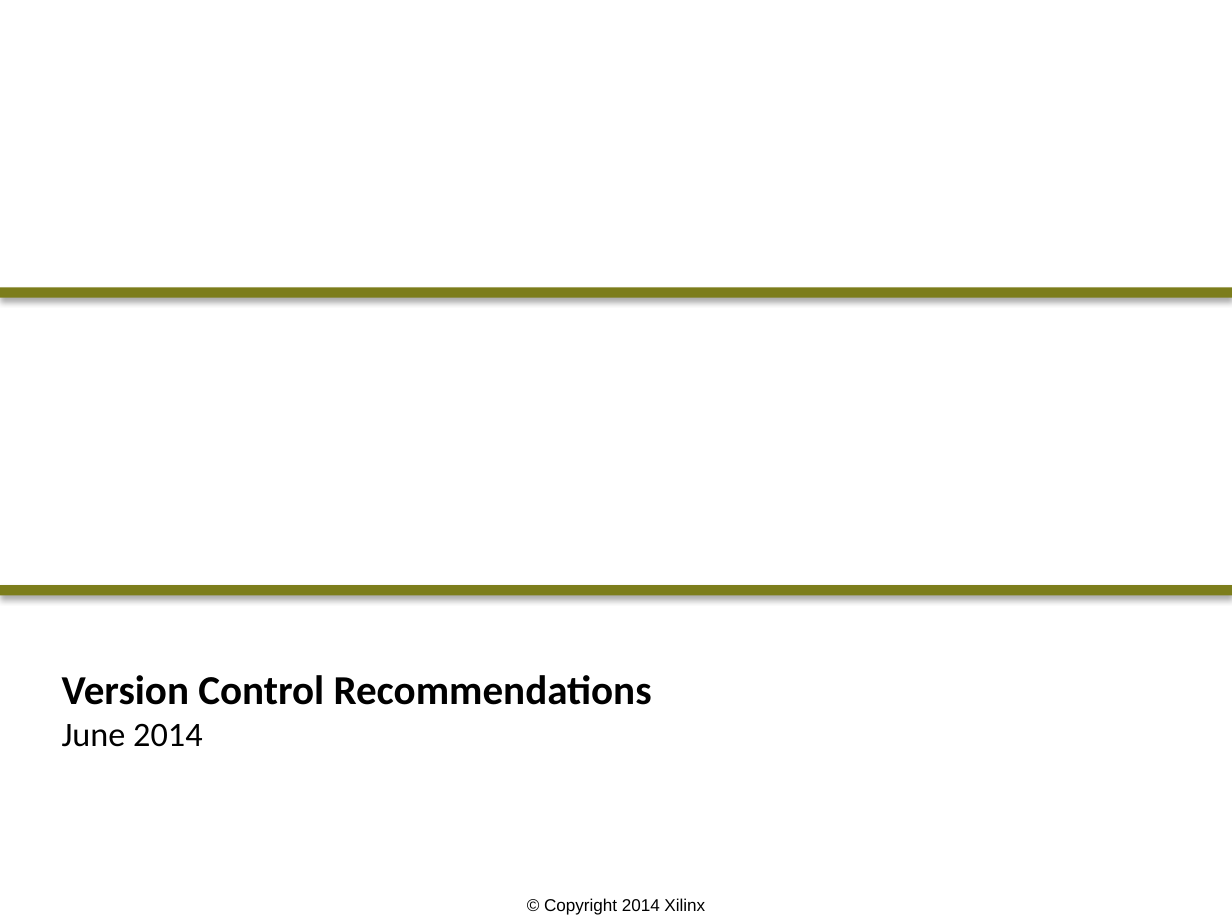
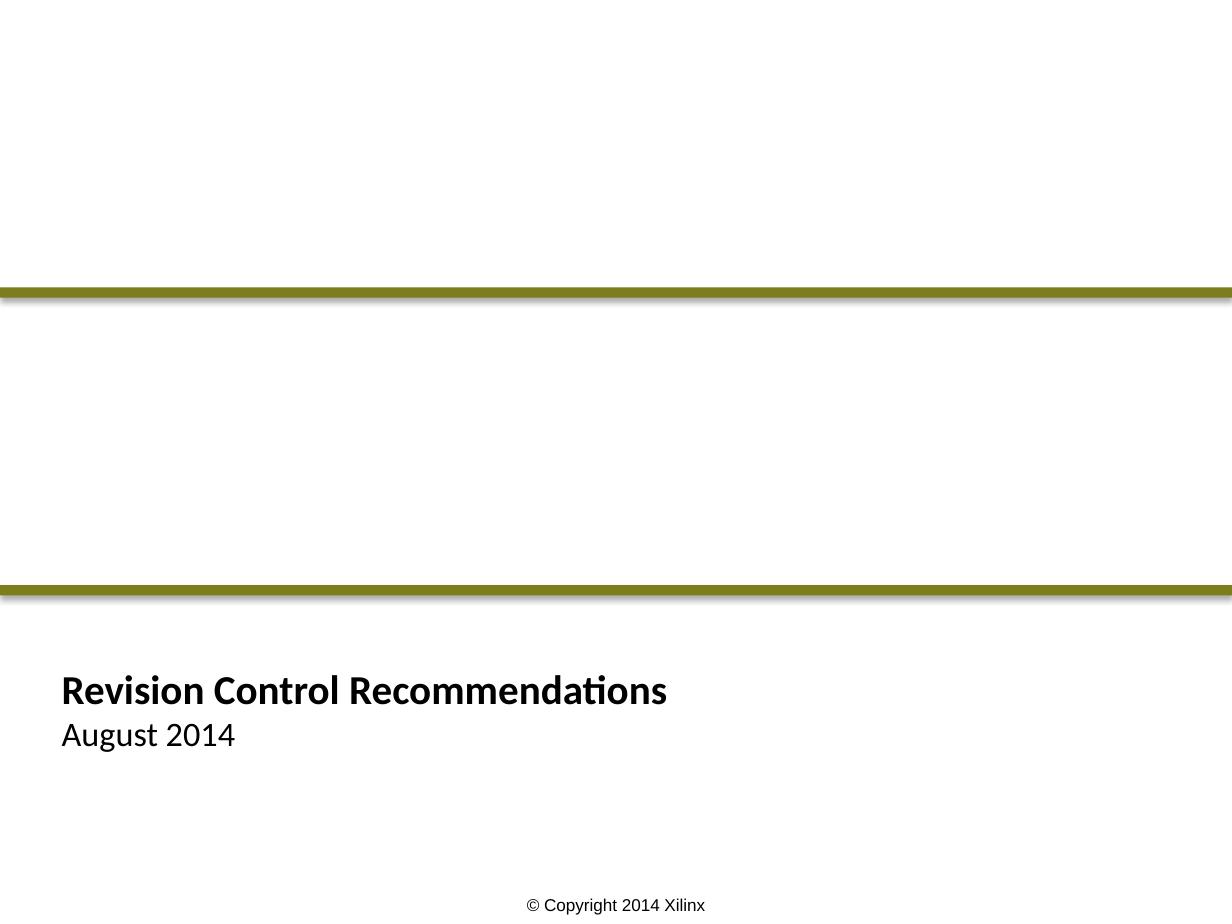
Before and after one commit to Xilinx/revCtrl, a slide deck: slide 1 of doc/versionControl.pptx. Drawn at 1232x924 pixels with LibreOffice and Linux fonts; fonts in the diff are those of the drawing; background and template pictures are left out. Boxes give left, top, right and bottom in pixels: in the first picture for what was removed or moved away, otherwise in the second. Text is boxed around its words. In the diff, an @@ line names an element or a change of style, - is before the commit and + after.

```diff
--- a/doc/versionControl.pptx
+++ b/doc/versionControl.pptx
@@ text at [62, 675, 667, 752]: text changed @@
-Version Control Recommendations
-June 2014
+Revision Control Recommendations
+August 2014
```
Also in this commit, not shown: 11 other slides changed.
